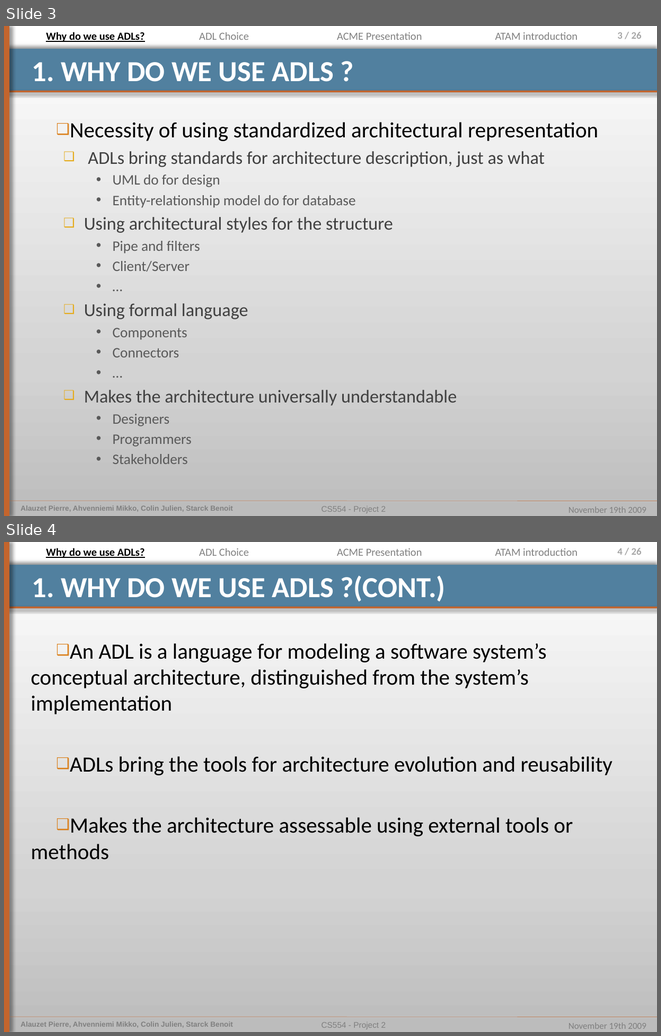
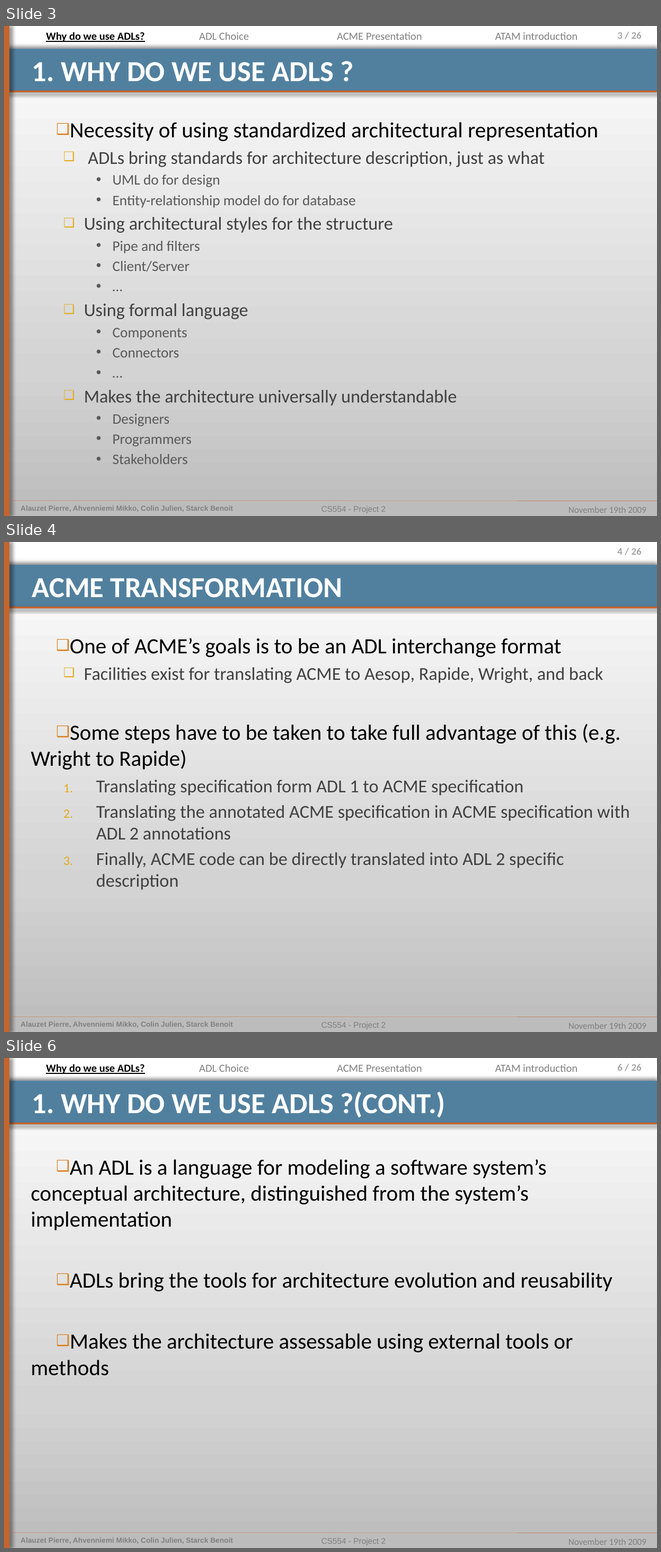
Before and after one commit to pierrealauzet/euroteam, a slide deck: Project 2/Part2/CS554_EuroTeam_Project2_OP5_mikko.pptx. Shown one above the other, each under a label of ours: slides 3 and 4 before the commit, slides 3, 4 and 6 after it; the slides between them are not shown. The pictures are 661x1036 and 661x1552 pixels, drawn with LibreOffice and Linux fonts; fonts in the diff are those of the drawing. Boxes give left, top, right and bottom in pixels: in the first picture for what was removed or moved away, otherwise in the second. Text is boxed around its words. In the diff, an @@ line names an element or a change of style, - is before the commit and + after.

Commit message:
transformation added

```diff
--- a/Project 2/Part2/CS554_EuroTeam_Project2_OP5_mikko.pptx
+++ b/Project 2/Part2/CS554_EuroTeam_Project2_OP5_mikko.pptx
@@ slide 4 added at box(4, 542, 657, 1032), background gradient #BDBDBD to #D3D3D3 to #FFFFFF; not listed: 9 template elements that a slide beside it also shows @@
@@ title added at box(32, 578, 342, 598), 32 pt, text #FFFFFF, bold @@
+ACME TRANSFORMATION
@@ text added at box(31, 638, 630, 890), 20 pt, text #404040 @@
+❑ One of ACME’s goals is to be an ADL interchange format
+  ❑ Facilities exist for translating ACME to Aesop, Rapide, Wright, and back
+❑ Some steps have to be taken to take full advantage of this (e.g. Wright to Rapide)
+  1. Translating specification form ADL 1 to ACME specification
+  2. Translating the annotated ACME specification in ACME specification with ADL 2 annotations
+  3. Finally, ACME code can be directly translated into ADL 2 specific description
@@ what was slide 4 is now slide 6 @@
@@ page number at box(617, 1064, 642, 1071): text changed @@
-4 / 26
+6 / 26
```
Also in this commit, not shown: 1 other slide added.
